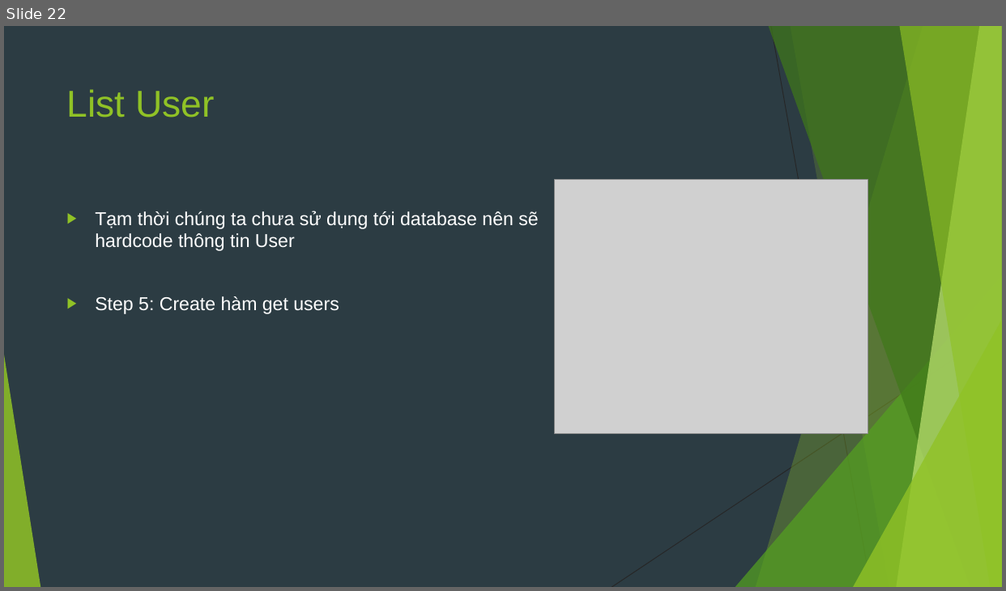
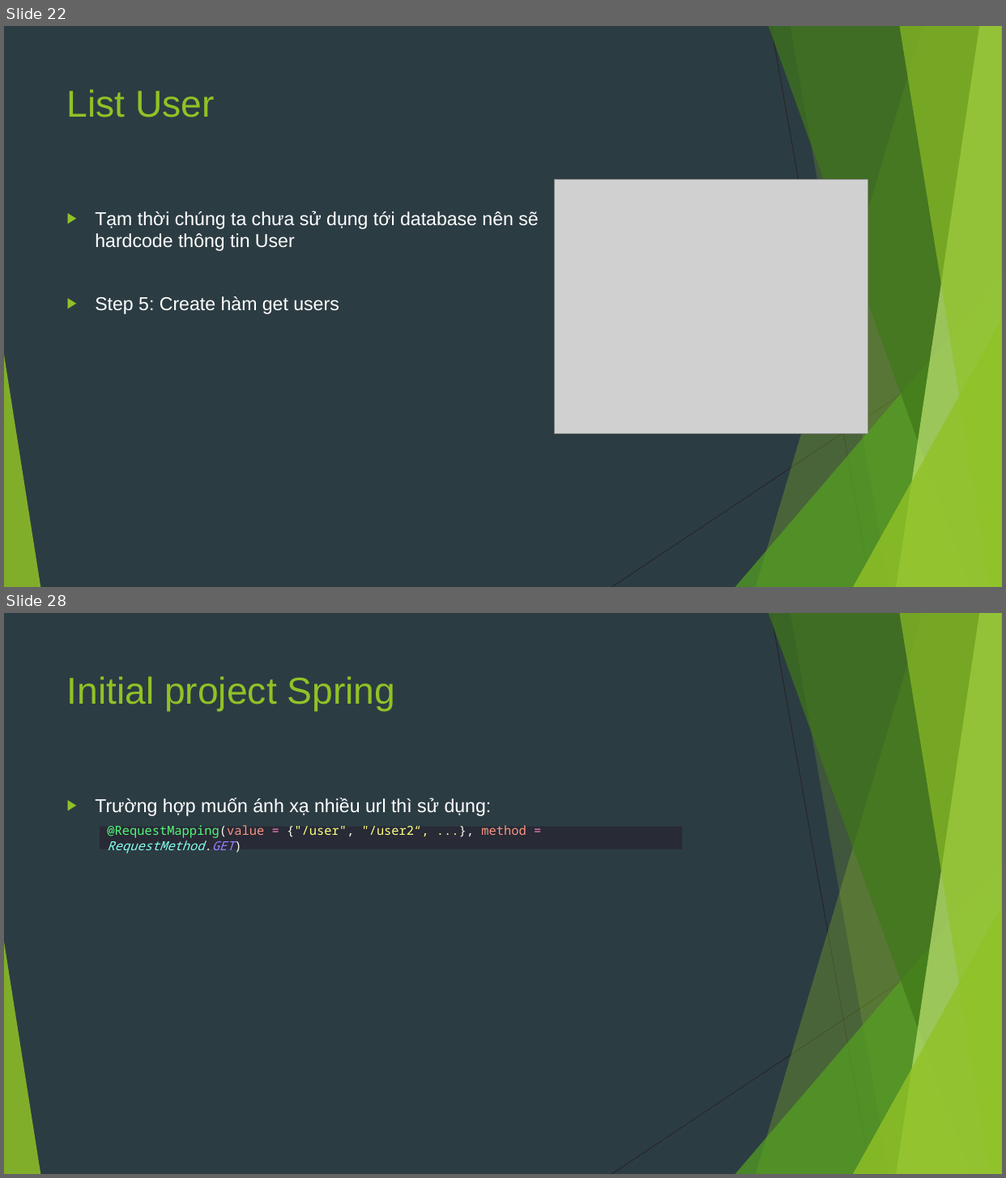
Before and after one commit to sobbingwind/SpringBoot, a slide deck: 02.RESTful API.pptx. Shown one above the other, each under a label of ours: slide 22 before the commit, slides 22 and 28 after it; the slides between them are not shown. The pictures are 1006x591 and 1006x1178 pixels, drawn with LibreOffice and Linux fonts; fonts in the diff are those of the drawing; grey boxes stand for pictures. Boxes give left, top, right and bottom in pixels: in the first picture for what was removed or moved away, otherwise in the second. Text is boxed around its words. In the diff, an @@ line names an element or a change of style, - is before the commit and + after.

```diff
--- a/02.RESTful API.pptx
+++ b/02.RESTful API.pptx
@@ slide 28 added at (x1=4, y1=613, x2=1002, y2=1174), background #2C3C43; not listed: 10 template elements that a slide beside it also shows @@
@@ title added at (x1=67, y1=676, x2=395, y2=712), 36 pt, text #90C226 @@
+Initial project Spring
@@ text added at (x1=95, y1=798, x2=492, y2=816), 18 pt, text #FFFFFF @@
+▶ Trường hợp muốn ánh xạ nhiều url thì sử dụng:
@@ rectangle added at (x1=100, y1=826, x2=682, y2=849), fill #282A36, 12 pt, text #FEFF80 @@
+@RequestMapping(value = {"/user", "/user2“, ...}, method = RequestMethod.GET)
```
Also in this commit, not shown: 1 slide changed, 6 other slides added.
